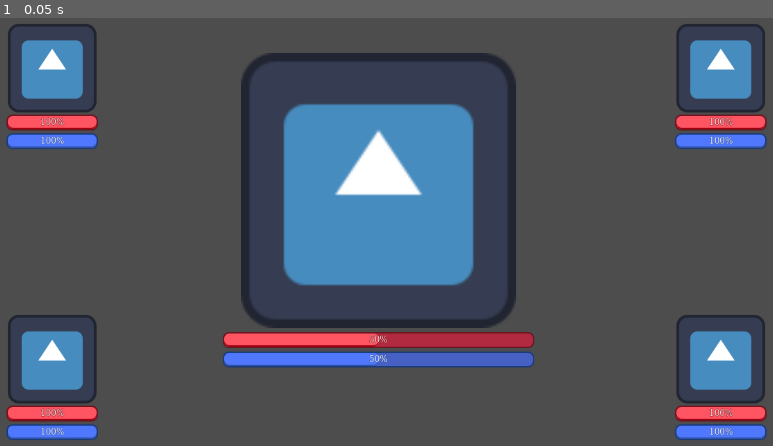
Above: before the commit, frame 1.
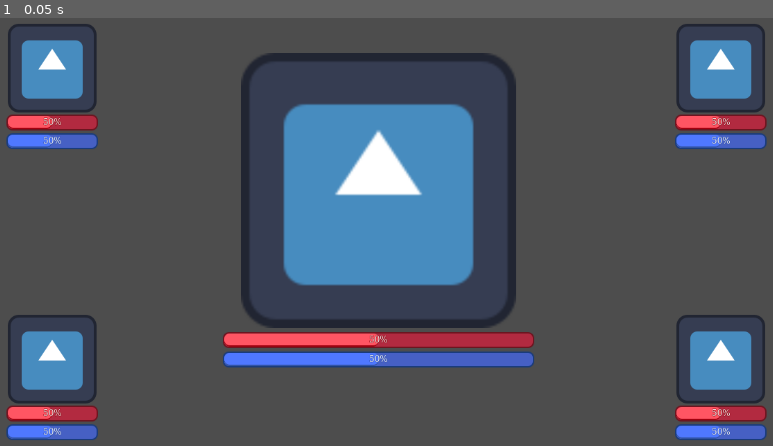
Above: after the commit, the same moment.

Repository: EmmaSchmucker/Chaos-Jam-AM-1
Game: Godot game, scene res://Combat/CombatUI.tscn
Two runs of this game, one before a commit and one after it. Both use one fixed random seed, a clock stepped at 60 frames per second and the inputs below. The project has no main scene, so this scene is started directly. The engine's default icon, where the game draws it, is replaced by a stand-in: a white triangle on a blue panel in a dark square.
Inputs:
- Up to frame 1 (0.05 s): no input

The runs differ from the first frame. In frame 1, 1.5% of the frame differs, in the area x 5-99%, y 22-99%.
Error after the commit: Invalid assignment of property or key 'AliveImage' with value of type 'CompressedTexture2D' on a base object of type 'TextureRect (Portrait.gd)'. (res://Combat…

Commit message:
Combat UI Added actions

Diff:
--- a/the-floating-forest/Combat/CombatUI.gd
+++ b/the-floating-forest/Combat/CombatUI.gd
@@ -1,5 +1,11 @@
+# HEY
+# YOU
+# I documented this script
+# READ IT
+# It will save you a lot of time making functions for things
+# that I have already done
+
 extends Control
-
 
 enum FightPhase {
 	Player,
@@ -12,6 +18,31 @@
 var TopLeftPortrait
 var TopRightPortrait
 
+# Character and Index lookup let you go back
+# and fourth between the index and the name
+# of the characters:
+
+# CharacterLookUp[IndexLookUp["Fox"]]
+# "Fox" -> 0 -> "Fox"
+
+var CharacterLookUp = {
+	Fox = 0,
+	Rabbit = 1,
+	Frog = 2,
+	Bird = 3
+}
+
+var IndexLookUp = [
+	"Fox",
+	"Rabbit",
+	"Frog",
+	"Bird"
+]
+
+# A lookup table, late initialized that can be indexed to
+# get one of the four portraits.
+var PortraitLookUp
+
 # During the Player Phase, you can do an attack for each
 # of your alive party members. Who's turn it is at the
 # current moment is determined by the Turn variable.
@@ -19,6 +50,16 @@
 # When it passes 3 that means everyone has gone and
 # it is now the boss' turn.
 var Turn = 0
+
+# The Actions table should contain an array with two
+# values: the action Name and the action Value
+
+# Ex: Actions[0] = ["Attack", 10] where 10 is the damage
+# that the Attack should do.
+
+# YOU will have to use these actions to make a fight
+# happen.
+var Actions: Array[Array] = []
 
 # The fight has two phases that go back and fourth:
 
@@ -32,12 +73,16 @@
 
 # The data for the Party
 var Party
+var CurrentCharacter
 
-func SetupPortrait(portrait, memberName: String):
+func SetupPortrait(portrait, memberName: String, aliveImage: Texture2D, deadImage: Texture2D):
 	var partyMember = Party[memberName]
 
 	var healthBar: ProgressBar = portrait.HealthBar
 	var manaBar: ProgressBar = portrait.ManaBar
+
+	portrait.AliveImage = aliveImage
+	portrait.DeadImage = deadImage
 
 	healthBar.max_value = partyMember.MaxHealth
 	healthBar.value = partyMember.Health
@@ -45,7 +90,47 @@
 	manaBar.max_value = partyMember.MaxMana
 	manaBar.value = partyMember.Mana
 
+# Meant to be ran at the beginning of the fight
+# Sets up what needs to be set up
 func StartFight(startPhase: FightPhase = FightPhase.Player):
+	Phase = startPhase
+	Turn = 0
+	CurrentCharacter = Party["Fox"]
+	Actions = []
+
+	ChooseCharacter(CharacterLookUp[CurrentCharacter.Name])
+
+# Gets a Character ready to have an attack
+# Also gives them their Mana per turn
+func ChooseCharacter(character: int):
+	CurrentCharacter = IndexLookUp[character]
+	var selectedPortrait = PortraitLookUp[character]
+
+	CurrentCharacter.Mana = clamp(CurrentCharacter.Mana + CurrentCharacter.RoundMana, 0, CurrentCharacter.MaxMana)
+
+	if (CurrentCharacter.Health <= 0):
+		selectedPortrait.Texture = selectedPortrait.DeadTexture
+
+		# Character must be dead, move on
+		if (character+1 <= 3):
+			ChooseCharacter(character + 1)
+		else:
+			PlayerAttack()
+	else:
+		selectedPortrait.Texture = selectedPortrait.AliveTexture
+
+# This function should be ran when a Character does an attack
+func AddAction(ActionName: String = "Attack", ActionValue = CurrentCharacter.Attack):
+	Actions[Actions.size()] = [ActionName, ActionValue]
+
+# This function should be ran once ALL of the characters
+# have decided to do an attack.
+
+# This controls the Attack Phase.
+func PlayerAttack():
+	pass
+
+func SelectBoss():
 	pass
 
 # Called when the node enters the scene tree for the first time.
@@ -57,10 +142,20 @@
 	TopLeftPortrait = get_node("PartyPortraitTopLeft")
 	TopRightPortrait = get_node("PartyPortraitTopRight")
 
-	SetupPortrait(BottomLeftPortrait, "Fox")
-	SetupPortrait(TopLeftPortrait, "Rabbit")
-	SetupPortrait(TopRightPortrait, "Frog")
-	SetupPortrait(BottomRightPortrait, "Bird")
+	PortraitLookUp = [
+		BottomLeftPortrait,
+		TopLeftPortrait,
+		TopRightPortrait,
+		BottomRightPortrait
+	]
+
+	# All of the icon.svgs are placeholders
+	# Artists should replace them with normal images and then greyed
+	# out images w/ whatever changes need to be added
+	SetupPortrait(PortraitLookUp[0], "Fox", load("res://icon.svg"), load("res://icon.svg"))
+	SetupPortrait(PortraitLookUp[1], "Rabbit", load("res://icon.svg"), load("res://icon.svg"))
+	SetupPortrait(PortraitLookUp[2], "Frog", load("res://icon.svg"), load("res://icon.svg"))
+	SetupPortrait(PortraitLookUp[3], "Bird", load("res://icon.svg"), load("res://icon.svg"))
 
 
 # Called every frame. 'delta' is the elapsed time since the previous frame.
--- a/the-floating-forest/Combat/Portraits/Portrait.gd
+++ b/the-floating-forest/Combat/Portraits/Portrait.gd
@@ -3,6 +3,9 @@
 var HealthBar: ProgressBar
 var ManaBar: ProgressBar
 
+var AliveTexture: Texture2D
+var DeadTexture: Texture2D
+
 # Called when the node enters the scene tree for the first time.
 func _ready() -> void:
 	HealthBar = get_node("HealthBar")
--- a/the-floating-forest/project.godot
+++ b/the-floating-forest/project.godot
@@ -11,7 +11,7 @@
 [application]
 
 config/name="The Floating Forest"
-config/features=PackedStringArray("4.3", "Forward Plus")
+config/features=PackedStringArray("4.4", "Forward Plus")
 config/icon="res://icon.svg"
 
 [autoload]
Not shown, added: the-floating-forest/Combat/CombatUI.gd.uid
Not shown: 1 places in the-floating-forest/Combat/CombatUI.tscn that only renumber resources
Not shown, added: the-floating-forest/Combat/Portraits/Portrait.gd.uid
Not shown: 1 places in the-floating-forest/Combat/Portraits/Portrait.tscn that only renumber resources
Not shown, added: the-floating-forest/GlobalVariables.gd.uid
